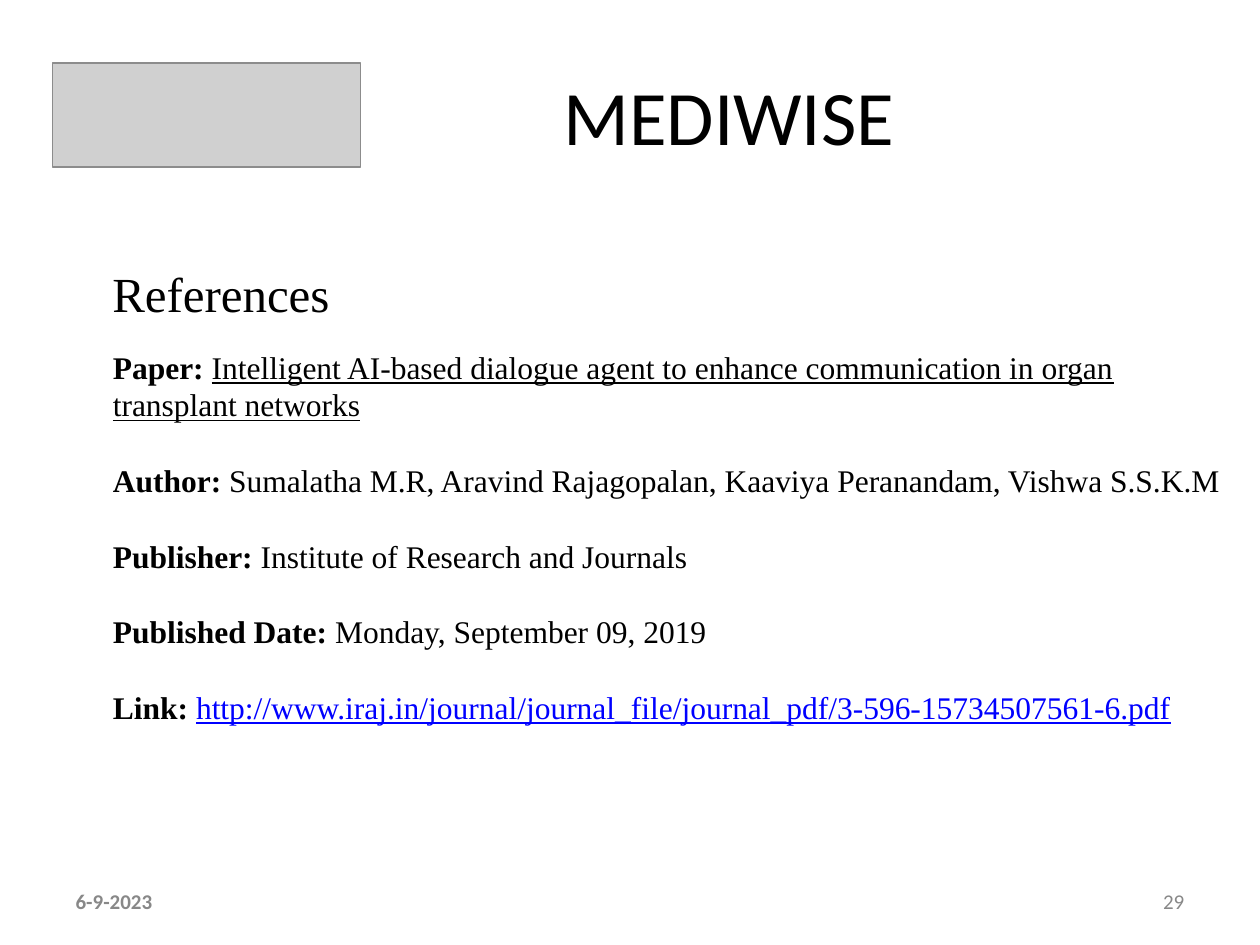
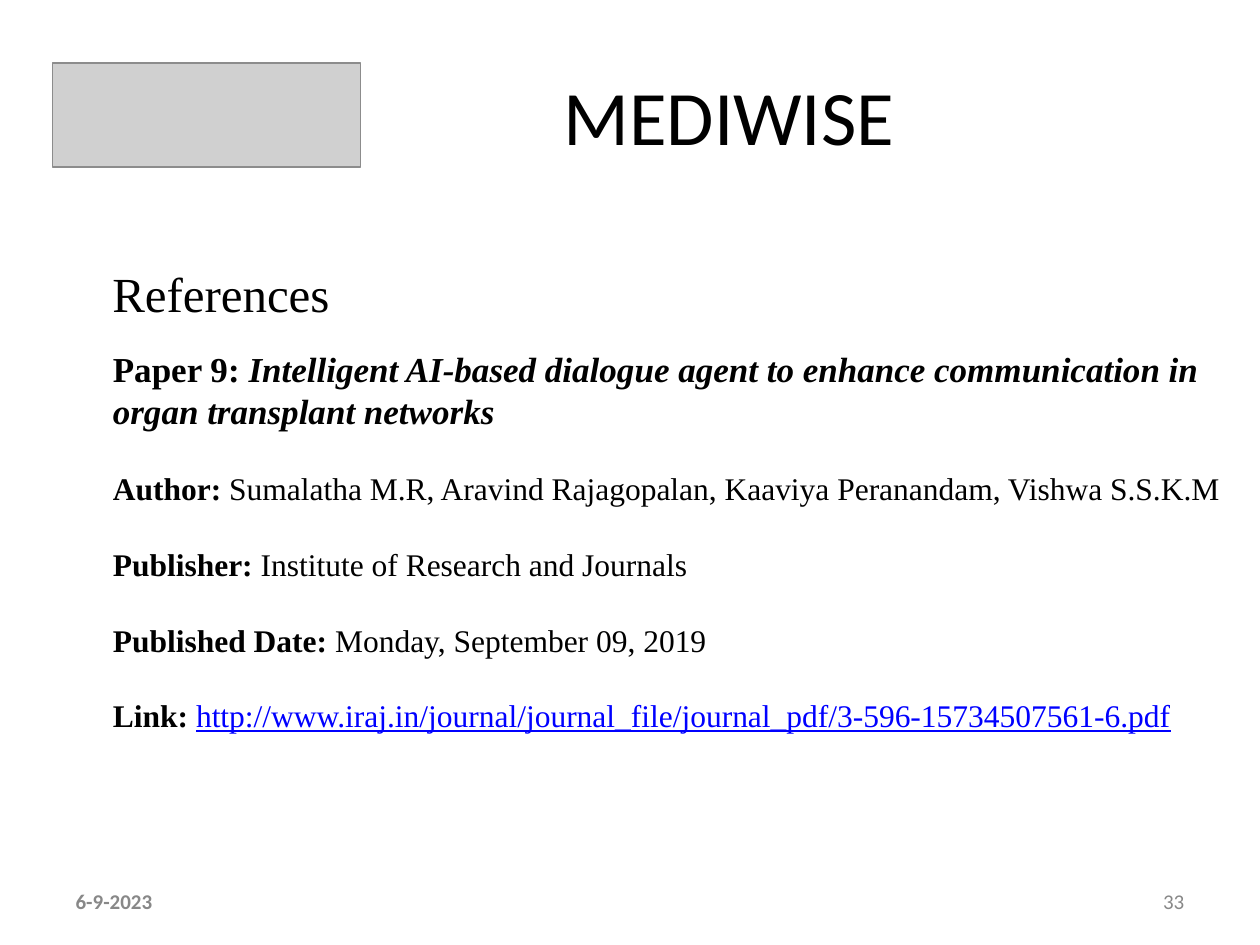
Before and after one commit to ani23-11/MediWise, a slide deck: slide 33 of ppt and references/Main - PPT Template Ctech.pptx (slide 29 before the commit). Drawn at 1260x945 pixels with LibreOffice and Linux fonts; fonts in the diff are those of the drawing; grey boxes stand for pictures. Boxes give left, top, right and bottom in pixels: in the first picture for what was removed or moved away, otherwise in the second. Text is boxed around its words. In the diff, an @@ line names an element or a change of style, - is before the commit and + after.

```diff
--- a/ppt and references/Main - PPT Template Ctech.pptx
+++ b/ppt and references/Main - PPT Template Ctech.pptx
@@ text at (113, 357, 1198, 431): text changed; size 18 to 20 pt; bold on; italic on @@
-Paper: Intelligent AI-based dialogue agent to enhance communication in organ transplant networks
+Paper 9: Intelligent AI-based dialogue agent to enhance communication in organ transplant networks
@@ page number at (1163, 895, 1184, 909): text changed @@
-29
+33
```
Also in this commit, not shown: 19 other slides changed, 4 slides added, 1 other file.
